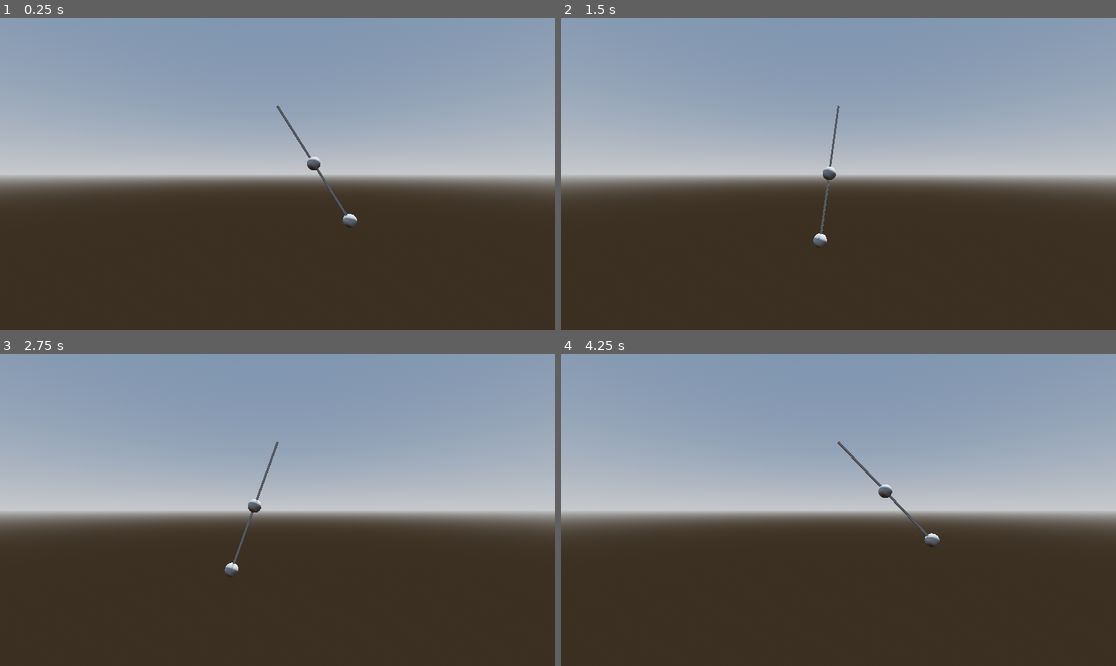
Above: before the commit, frames 1-4 (two rows, left to right).
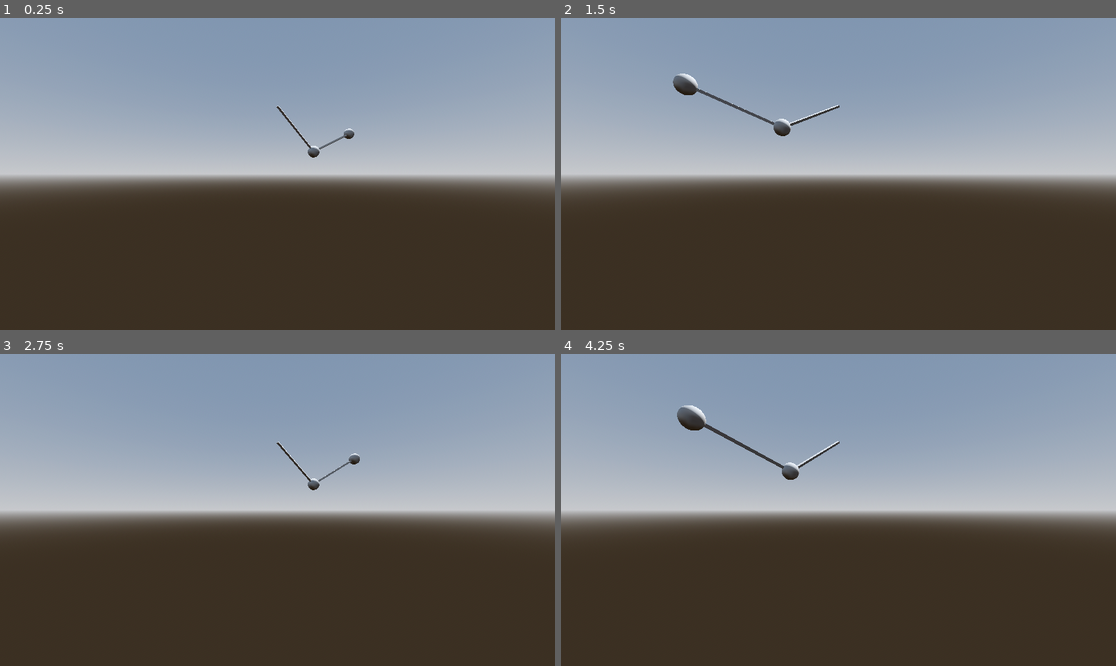
Above: after the commit, the same moments.

Repository: perfectwing1236/COMP-360-Group-2-Assignment-3
Game: Godot game, scene res://root.tscn
Two runs of this game, one before a commit and one after it. Both use one fixed random seed, a clock stepped at 60 frames per second and the inputs below.
Inputs:
- Up to frame 1 (0.25 s): no input
- Up to frame 2 (1.5 s): no input
- Up to frame 3 (2.75 s): no input
- Up to frame 4 (4.25 s): no input

The runs differ from the first frame. In frame 1, 0.5% of the frame differs, in the area x 49-65%, y 28-67%; in frame 2, 0.9%; in frame 3, 0.5%; in frame 4, 1.0%, in the area x 20-69%, y 16-62%.

Commit message:
Update double-pendulum logic

Diff:
--- a/pendulum.gd
+++ b/pendulum.gd
@@ -1,33 +1,44 @@
 extends Node3D
 
-var initialAngle: float = PI/4
-var length1: float = 1
-var length2: float = 1
-var angle1: float = initialAngle
-var angle2: float = 0
-var angularVelocity1: float = 0
-var angularVelocity2: float = 0
-var angularAcceleration1: float = 0
-var angularAcceleration2: float = 0
+#var initialAngle: float = PI/4
+#var length1: float = 1
+#var length2: float = 1
+#var angle1: float = initialAngle
+#var angle2: float = 0
+#var angularVelocity1: float = 0
+#var angularVelocity2: float = 0
+#var angularAcceleration1: float = 0
+#var angularAcceleration2: float = 0
 var gravity: float = 9.8
 
-var time = 0
 @onready var pendulum2 = $pendulum1Rod/pendulum2Center
 
+const init_angle_1 = Vector3(PI/4, 0, PI/4)
+const init_angle_2 = Vector3(PI/3, 0, PI/4)
+
+var velocity = Vector3(0, 0, 0)
+var velocity2 = Vector3(0, 0, 0)
+
 func _ready() -> void:
-	rotation.z = initialAngle
+	#rotation.z = initialAngle
+	rotation = init_angle_1
+	pendulum2.rotation = init_angle_2
 
-func _physics_process(delta: float) -> void:
-	#time += delta * 10
-	#rotation.z = sin(time)
-	#pendulum2.rotation.z = sin(time)
+func _physics_process(_delta: float) -> void:
 
-	angularAcceleration1 = ((-gravity*delta/60) / length1) * sin(angle1)
-	angularVelocity1 += angularAcceleration1
-	angle1 += angularVelocity1
-	rotation.z=angle1
+	#angularAcceleration1 = ((-gravity*delta/60) / length1) * sin(angle1)
+	#angularVelocity1 += angularAcceleration1
+	#angle1 += angularVelocity1
+	#rotation.z=angle1
 
-	angularAcceleration2 = ((-gravity*delta/60) / length2) * sin(angle2)
-	angularVelocity2 += angularAcceleration2
-	angle2 += angularVelocity2
-	pendulum2.rotation.z=angle2
+	#angularAcceleration2 = ((-gravity*delta/60) / length2) * sin(angle2)
+	#angularVelocity2 += angularAcceleration2
+	#angle2 += angularVelocity2
+	#pendulum2.rotation.z=angle2
+
+	velocity.x -= sign(global_position.z - ($pendulum1Ball.global_position.z + $pendulum1Rod/pendulum2Center/pendulum2Ball.global_position.z)/2) / (10000.0 / gravity)
+	velocity.z += sign(global_position.x - ($pendulum1Ball.global_position.x + $pendulum1Rod/pendulum2Center/pendulum2Ball.global_position.x)/2) / (10000.0 / gravity)
+	rotation += velocity
+	velocity2.x += sign($pendulum1Rod/pendulum2Center/pendulum2Ball.global_position.z - (global_position.z + $pendulum1Ball.global_position.z)/2) / (10000.0 / gravity)
+	velocity2.z -= sign($pendulum1Rod/pendulum2Center/pendulum2Ball.global_position.x - (global_position.x + $pendulum1Ball.global_position.x)/2) / (10000.0 / gravity)
+	pendulum2.rotation += velocity2
